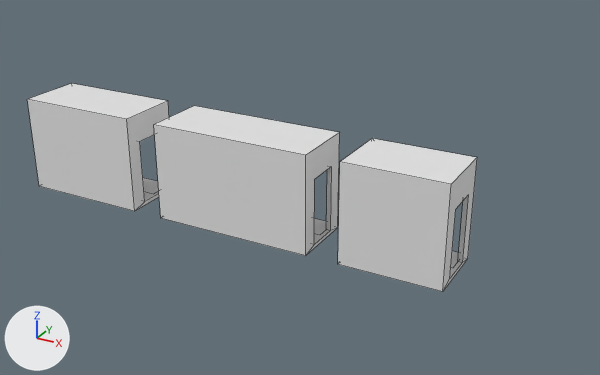
Renders of the FBX model Assets/Meshes/PlaceholderRooms.fbx from each side of a commit.
Before and after are seen from a 50 mm camera at (7.19, -18.94, 11.0) aimed at (-3.86, 1.16, 0.95). The lights are fixed; the arrows at lower left show +X, +Y and +Z. Mesh edges are drawn as thin lines. Where no turn or scale is listed for an object, it has been applied to the vertices.

Script lines for the objects in view, before the commit:
```python
me_templateroom3x3_001 = bpy.data.meshes.new('TemplateRoom3x3.001')
me_templateroom3x3_001.from_pydata(...)  # 34 vertices, 23 faces; spans x -1.5..1.5, y -1.0..1.0, z 0.0..3.0
me_templateroom3x3_001.materials.append(mat_default)  # white #e7e7e7
me_templateroom4x3_001 = bpy.data.meshes.new('TemplateRoom4x3.001')
me_templateroom4x3_001.from_pydata(...)  # 34 vertices, 23 faces; spans x -2.0..2.0, y -1.0..1.0, z 0.0..3.0
me_templateroom4x3_001.materials.append(mat_default)  # white #e7e7e7
me_templateroom5x3_001 = bpy.data.meshes.new('TemplateRoom5x3.001')
me_templateroom5x3_001.from_pydata(...)  # 35 vertices, 23 faces; spans x -2.5..2.5, y -1.0..1.0, z 0.0..3.0
me_templateroom5x3_001.materials.append(mat_default)  # white #e7e7e7
ob_templateroom3x3 = bpy.data.objects.new('TemplateRoom3x3', me_templateroom3x3_001)
ob_templateroom3x3.location = (0.0, 0.0, 0.0)
ob_templateroom4x3 = bpy.data.objects.new('TemplateRoom4x3', me_templateroom4x3_001)
ob_templateroom4x3.location = (-10.5, 0.0, 0.0)
ob_templateroom5x3 = bpy.data.objects.new('TemplateRoom5x3', me_templateroom5x3_001)
ob_templateroom5x3.location = (-5.0, 0.0, 0.0)
```
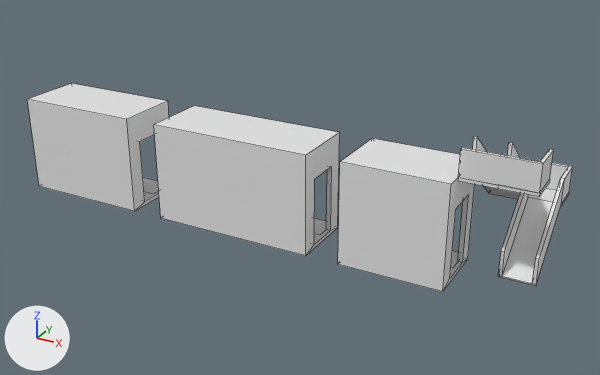
Edits to the bpy script that builds the scene:
```text
Add me_templatefireescapestairsrailing_001:
    me_templatefireescapestairsrailing_001.from_pydata(...)  # 50 vertices, 45 faces; spans x -1.0..1.0, y -0.5..3.5, z 0.0..3.75
Add me_templatefireescapestairs_002:
    me_templatefireescapestairs_002.from_pydata(...)  # 28 vertices, 26 faces; spans x -1.0..1.0, y -0.5..3.5, z -0.08..3.0
Add ob_templatefireescapestairsrailing:
    ob_templatefireescapestairsrailing = bpy.data.objects.new('TemplateFireEscapeStairsRailing', me_templatefireescapestairsrailing_001)
    ob_templatefireescapestairsrailing.location = (2.5, 0.0, 0.0)
Add ob_templatefireescapestairs:
    ob_templatefireescapestairs = bpy.data.objects.new('TemplateFireEscapeStairs', me_templatefireescapestairs_002)
    ob_templatefireescapestairs.location = (2.5, 0.0, 0.0)
```

Location of each change, [x1, y1, x2, y2] in pixels of the pictures (600 x 375 px):
'TemplateFireEscapeStairsRailing', added
    after: [458, 136, 573, 285]
'TemplateFireEscapeStairs', added
    after: [458, 177, 569, 286]
